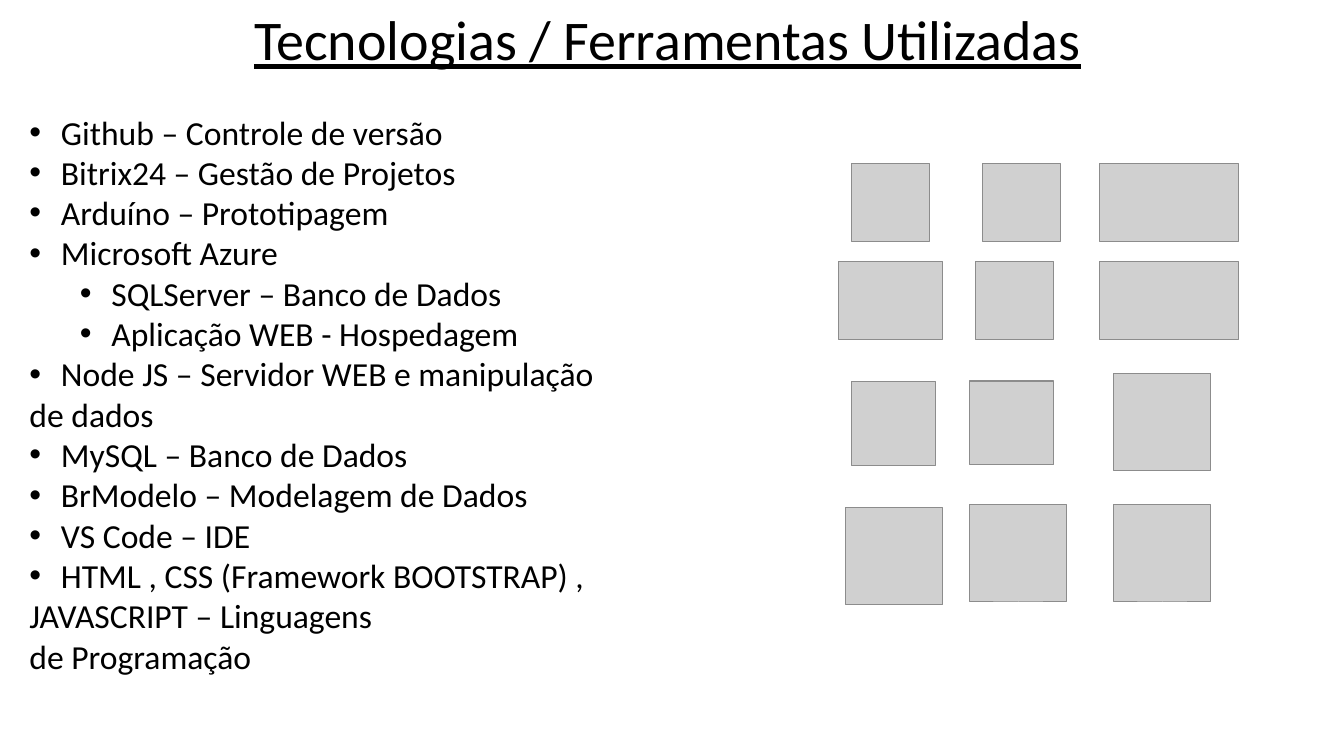
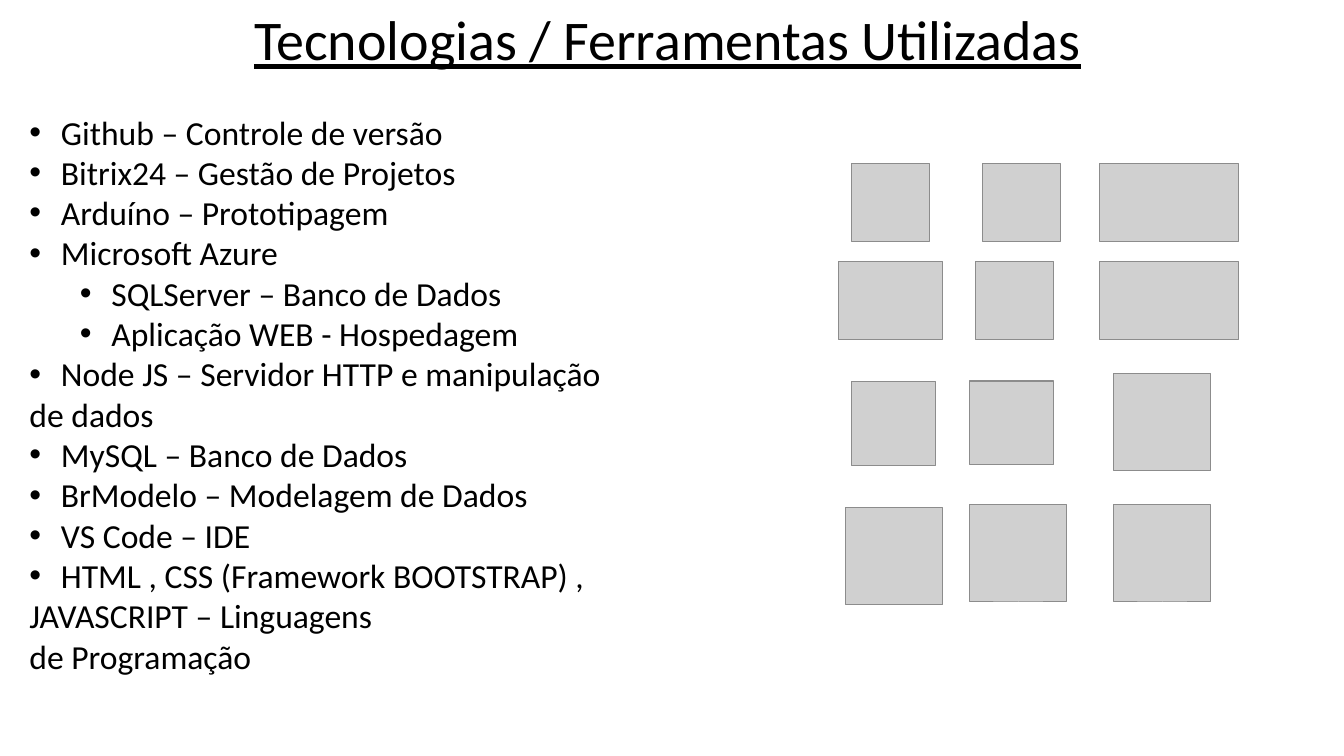
Before and after one commit to BandTec/sdpiar, a slide deck: slide 4 of documentacao/Tecnologia da Informação/Lúdico.HLD.LLD.pptx (slide 6 before the commit). Drawn at 1344x756 pixels with LibreOffice and Linux fonts; fonts in the diff are those of the drawing; grey boxes stand for pictures. Boxes give left, top, right and bottom in pixels: in the first picture for what was removed or moved away, otherwise in the second. Text is boxed around its words. In the diff, an @@ line names an element or a change of style, - is before the commit and + after.

```diff
--- a/documentacao/Tecnologia da Informação/Lúdico.HLD.LLD.pptx
+++ b/documentacao/Tecnologia da Informação/Lúdico.HLD.LLD.pptx
@@ text at box(61, 362, 600, 392): text changed @@
-• Node JS – Servidor WEB e manipulação
+• Node JS – Servidor HTTP e manipulação
```
Also in this commit, not shown: 2 other slides changed, 2 slides removed, 3 other files.
